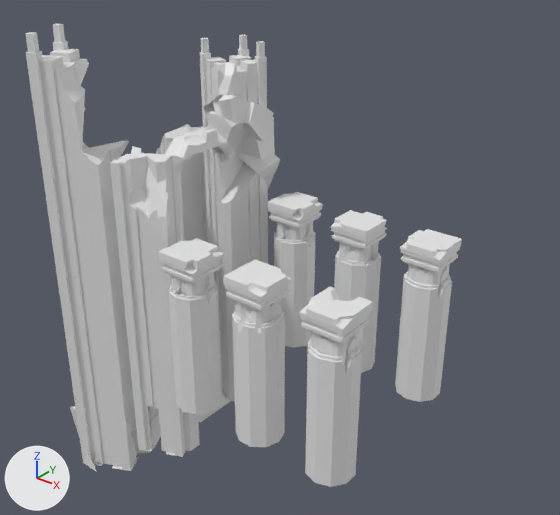
An edit to the FBX model Assets/[04] Environment/Dylan's M3 Test/Environment P3_Rocks.fbx, drawn before and after from the same camera.
Rendered twice from a 50 mm camera at (32.0, -509.0, 190.0) aimed at (-200.0, -218.0, 10.0). Every picture has the same lights, and +X, +Y and +Z are marked at lower left. The first picture is the older version. Vertices at exactly the same position are counted once.

Script lines for the objects in view, before the commit:
```python
me_cylinder_010_cell_614 = bpy.data.meshes.new('Cylinder.010_cell.614')
me_cylinder_010_cell_614.from_pydata(...)  # 19587 vertices, 13176 faces; spans x -318.0..-118.0, y -286.0..-166.0, z -140.0..124.0
ob_cylinder_010_cell_002 = bpy.data.objects.new('Cylinder.010_cell.002', me_cylinder_010_cell_614)
ob_cylinder_010_cell_002.location = (0.0, 0.0, 0.0)
```
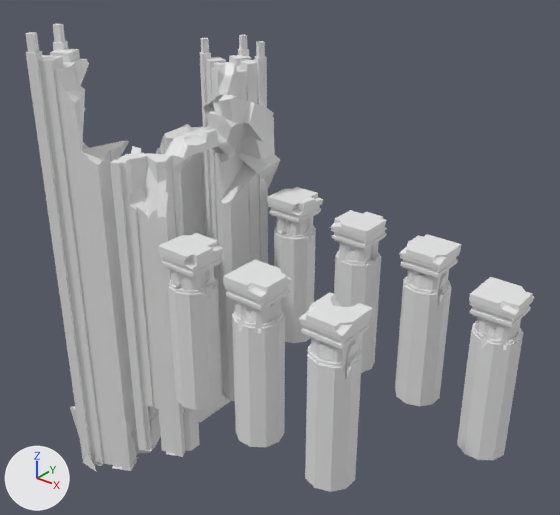
Where the change shows, as pixel boxes (x1, y1, x2, y2) in the pictures (560 x 515 px; the box of a moved part takes in the faces that stretch with it):
'Cylinder.010_cell.002', reshaped (17% wider)
    before: (26, 23, 462, 487)
    after: (26, 23, 535, 492)
part 1 of me_cylinder_010_cell_614, moved or reshaped (not visible afterwards)
    before: (180, 277, 205, 295)
part 2 of me_cylinder_010_cell_614, added (mostly hidden)
    after: (311, 338, 320, 356)
part 3 of me_cylinder_010_cell_614, added
    after: (329, 345, 347, 366)
part 4 of me_cylinder_010_cell_614, added (mostly hidden)
    after: (350, 337, 359, 354)
part 5 of me_cylinder_010_cell_614, moved or reshaped
    before: (349, 300, 369, 320)
    after: (348, 306, 368, 326)
part 6 of me_cylinder_010_cell_614, moved or reshaped
    before: (316, 355, 323, 383)
    after: (316, 360, 323, 387)
part 7 of me_cylinder_010_cell_614, moved or reshaped
    before: (305, 451, 321, 484)
    after: (305, 456, 321, 489)
part 8 of me_cylinder_010_cell_614, moved or reshaped
    before: (350, 348, 359, 355)
    after: (350, 354, 359, 361)
part 9 of me_cylinder_010_cell_614, moved or reshaped
    before: (321, 457, 356, 487)
    after: (321, 462, 356, 492)
part 10 of me_cylinder_010_cell_614, moved or reshaped
    before: (346, 350, 356, 361)
    after: (345, 356, 356, 366)
part 11 of me_cylinder_010_cell_614, rebuilt
    before: (283, 193, 305, 203)
    after: (283, 189, 305, 198)
part 12 of me_cylinder_010_cell_614, rebuilt (7% shorter)
    before: (180, 240, 202, 253)
    after: (179, 235, 202, 247)
part 13 of me_cylinder_010_cell_614, built on
    before: (400, 230, 458, 350)
    after: (395, 234, 535, 460)
part 14 of me_cylinder_010_cell_614, moved or reshaped
    before: (268, 192, 323, 298)
    after: (268, 187, 323, 343)
part 15 of me_cylinder_010_cell_614, moved or reshaped
    before: (159, 238, 224, 325)
    after: (158, 233, 224, 410)
part 16 of me_cylinder_010_cell_614, moved or reshaped
    before: (299, 290, 369, 392)
    after: (299, 292, 372, 463)

The change, as a diff of the scene's bpy script:
```diff
--- a/Assets/[04] Environment/Dylan's M3 Test/Environment P3_Rocks.fbx.py
+++ b/Assets/[04] Environment/Dylan's M3 Test/Environment P3_Rocks.fbx.py
@@ me_cylinder_010_cell_614 @@
-me_cylinder_010_cell_614.from_pydata(...)  # 19587 vertices, 13176 faces; spans x -318.0..-118.0, y -286.0..-166.0, z -140.0..124.0
+me_cylinder_010_cell_614.from_pydata(...)  # 22035 vertices, 14865 faces; spans x -318.0..-74.0, y -286.0..-166.0, z -140.0..124.0
+# me_cylinder_010_cell_614 part 1: the loose piece of 8 vertices spanning x -224.0..-209.0, y -275.0..-261.0, z 5.0..17.0 is turned 180 degrees about the z axis through its middle, then moved by (86.0, 0.0, -3.0)
+# me_cylinder_010_cell_614 part 2: a new loose piece, a 10-sided cylinder along z spanning x -138.7..-130.8, y -276.6..-268.3, z 2.2..14.4
+# me_cylinder_010_cell_614 part 3: a new loose piece, a 10-sided cylinder along z spanning x -129.6..-121.7, y -276.6..-268.3, z 2.2..14.4
+# me_cylinder_010_cell_614 part 4: a new loose piece, a 10-sided cylinder along z spanning x -129.6..-121.7, y -267.3..-259.0, z 2.2..14.4
+# me_cylinder_010_cell_614 part 5: the loose piece of 12 vertices spanning x -128.0..-119.0, y -271.0..-260.0, z 24.0..28.0 is moved by (0.0, 0.0, -3.0)
+# me_cylinder_010_cell_614 part 6: the loose piece of 21 vertices spanning x -131.0..-128.0, y -280.0..-277.0, z -6.0..8.0 is moved by (0.0, 0.0, -3.0)
+# me_cylinder_010_cell_614 part 7: the loose piece of 15 vertices spanning x -142.0..-127.0, y -280.0..-256.0, z -62.0..-48.0 is moved by (0.0, 0.0, -3.0)
+# me_cylinder_010_cell_614 part 8: the loose piece of 24 vertices spanning x -127.0..-118.0, y -269.0..-265.0, z 1.0..8.0 is moved by (0.0, 0.0, -3.0)
+# me_cylinder_010_cell_614 part 9: the loose piece of 15 vertices spanning x -132.0..-118.0, y -279.0..-255.0, z -62.0..-51.0 is moved by (0.0, 0.0, -3.0)
+# me_cylinder_010_cell_614 part 10: the loose piece of 29 vertices spanning x -125.0..-119.0, y -271.0..-267.0, z 1.0..9.0 is moved by (0.0, 0.0, -3.0)
+# me_cylinder_010_cell_614 part 11: the loose piece of 32 vertices spanning x -228.0..-211.0, y -189.0..-176.0, z 20.0..28.0 is rebuilt with 32 vertices and now spans x -228.0..-211.0, y -189.0..-176.0, z 23.0..31.0
+# me_cylinder_010_cell_614 part 12: the loose piece of 32 vertices spanning x -228.0..-211.0, y -273.0..-260.0, z 20.0..28.0 is rebuilt with 32 vertices and now spans x -228.0..-211.0, y -273.0..-260.0, z 23.0..31.0
+# me_cylinder_010_cell_614 part 13: 49 vertices moved within x -140.0..-120.0, y -196.0..-174.0, z -8.0..25.0; 1622 vertices removed from x -142.0..-119.0, y -197.0..-172.0, z -30.0..28.0; 4763 vertices added at x -142.0..-74.0, y -205.0..-172.0, z -73.0..25.0
+# me_cylinder_010_cell_614 part 14: 39 vertices moved within x -225.0..-210.0, y -195.0..-173.0, z -5.0..28.0; 1557 vertices removed from x -228.0..-205.0, y -197.0..-172.0, z -30.0..28.0; 2241 vertices added at x -228.0..-205.0, y -197.0..-172.0, z -59.0..31.0
+# me_cylinder_010_cell_614 part 15: 32 vertices moved within x -225.0..-207.0, y -279.0..-256.0, z -5.0..28.0; 1297 vertices removed from x -228.0..-205.0, y -280.0..-255.0, z -9.0..28.0; 2079 vertices added at x -228.0..-205.0, y -280.0..-255.0, z -59.0..31.0
+# me_cylinder_010_cell_614 part 16: 47 vertices moved within x -139.0..-120.0, y -279.0..-257.0, z -8.0..25.0; 1462 vertices removed from x -142.0..-119.0, y -280.0..-255.0, z -9.0..28.0; 1637 vertices added at x -142.0..-118.0, y -280.0..-255.0, z -56.0..25.0
+# other edits to the shape of me_cylinder_010_cell_614 do not show in these pictures
```
